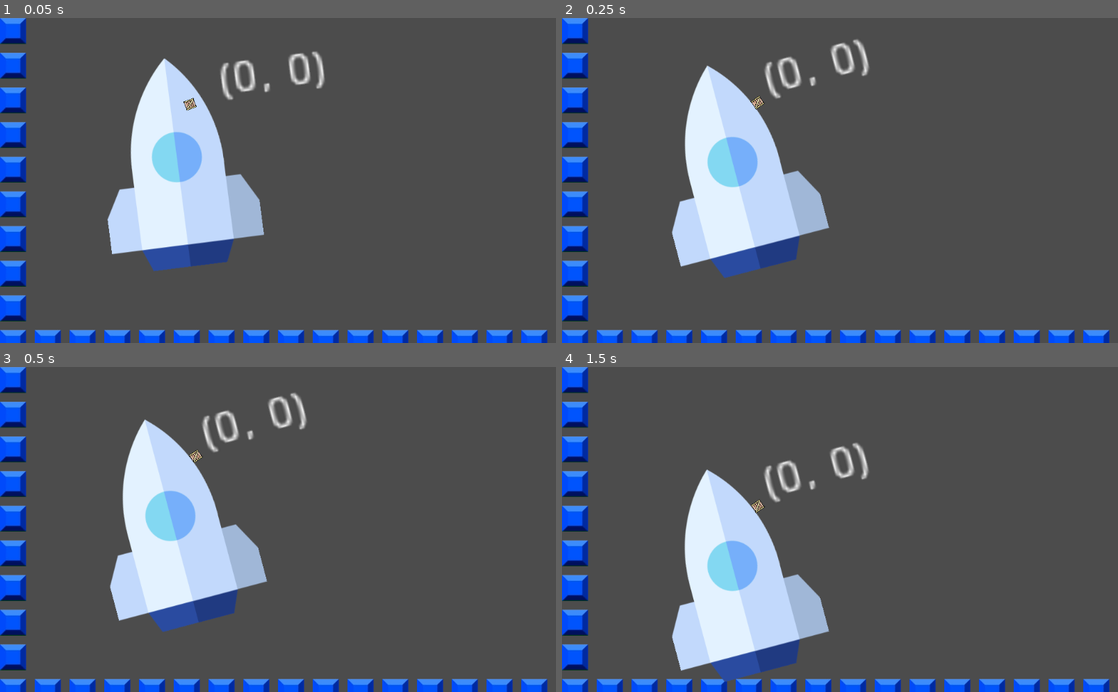
Above: before the commit, frames 1-4 (two rows, left to right).
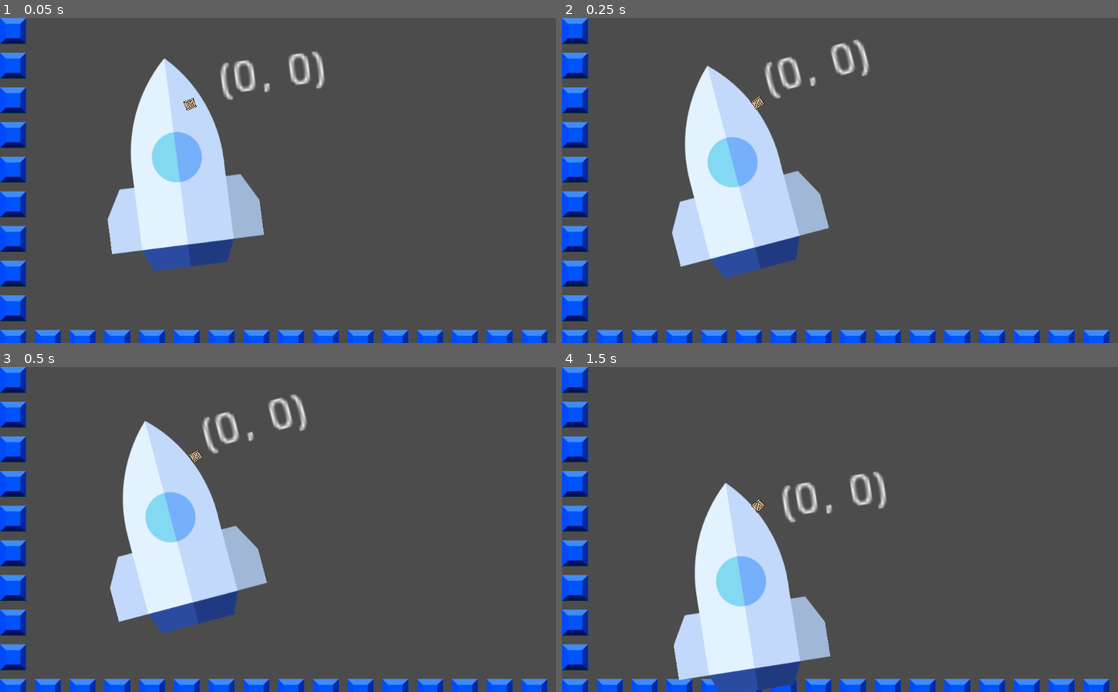
Above: after the commit, the same moments.

Repository: paul-asvb/raekaetae
Game: Godot game, scene res://src/levels/TestLevel.tscn
Same seed, same stepped clock (60 frames per second), same inputs: the game is played once before the commit and once after it.
Inputs:
- Up to frame 1 (0.05 s): no input
- Up to frame 2 (0.25 s): no input
- Up to frame 3 (0.5 s): no input
- Up to frame 4 (1.5 s): hold Right (move_right) 0.53-1.28 s; hold A (move_left) from 1.28 s (still down)

The runs differ from the first frame. In frame 2, less than 0.1% of the frame differs, in the area x 20-51%, y 7-80%; in frame 3, 0.9%; in frame 4, 7.1%, in the area x 19-59%, y 23-100%.

Commit message:
remove comments, check forces

Diff:
--- a/src/actors/Player.gd
+++ b/src/actors/Player.gd
@@ -2,22 +2,15 @@
 
 var velocity: = Vector2.ZERO
 
-export var speed: = Vector2(300,100)
-export var gravity : = 300
-export var thrust := Vector2(0,0)
-export var acceleration := -1.1
 
 func _physics_process(delta: float) -> void:
 
 	var input :=  Input.get_action_strength("thrust")
-	#velocity.y = gravity * delta
-	#velocity.y= max(velocity.y,speed.y)
 	if input ==	 1 :
-		velocity.y = velocity.y*acceleration
-		add_force(Vector2(0,10),Vector2(0,10))
-	#velocity = move_and_slide(velocity)
+		add_force(Vector2(0,10),Vector2(0,-10))
 
-	#var direction: = Vector2(Input.get_action_strength("move_left")-Input.get_action_strength("move_right"),0)
+	add_force(Vector2(0,0),Vector2(0,2))
+
 
 	var lab = get_node("Label")
 	lab.set_text(String(velocity))
